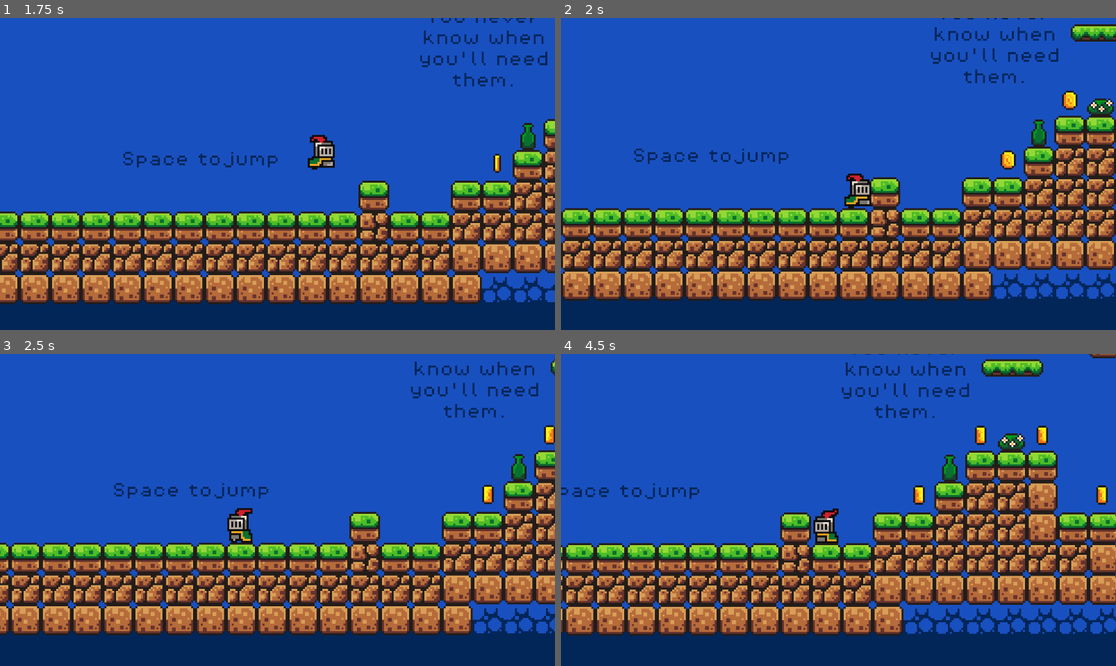
Above: before the commit, frames 1-4 (two rows, left to right).
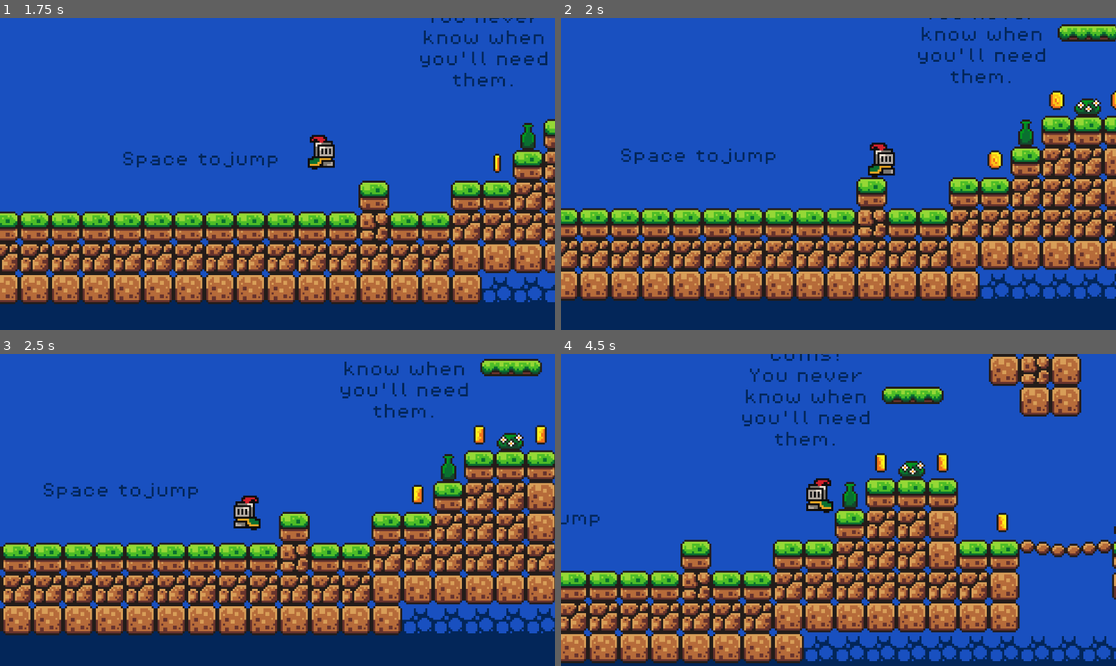
Above: after the commit, the same moments.

Repository: bdonet/FirstGameGodot
Game: Godot game, scene res://Scenes/game.tscn
Two runs of this game, one before a commit and one after it. Both use one fixed random seed, a clock stepped at 60 frames per second and the inputs below.
Inputs:
- Up to frame 1 (1.75 s): hold Right (move_right) from 0.53 s (still down); tap C (climb, bound only after the commit) at 0.6, 1.35 s; tap Space (jump) at 0.77, 1.52 s
- Up to frame 2 (2 s): keep holding Right (move_right)
- Up to frame 3 (2.5 s): release Right (move_right) at 2.03 s; hold Left (move_left) from 2.03 s (still down); tap C (climb, bound only after the commit) at 2.1 s
- Up to frame 4 (4.5 s): release Left (move_left) at 2.78 s; hold Right (move_right) 2.78-4.28 s; tap C (climb, bound only after the commit) at 2.85, 3.6, 4.35 s; tap Space (jump) at 3.02, 3.77 s; hold Left (move_left) from 4.28 s (still down)

Frame 1 is identical in both runs. In frame 2, 27% of the frame differs, in the area x 0-100%, y 0-91%; in frame 3, 31%; in frame 4, 49%, in the area x 0-100%, y 0-100%.

Commit message:
Added ability for character to climb up a low wall

Diff:
--- a/Scenes/player.tscn
+++ b/Scenes/player.tscn
@@ -270,3 +270,19 @@
 [node name="JumpSaveRayCast" type="RayCast2D" parent="."]
 position = Vector2(0, 1)
 target_position = Vector2(0, 14)
+
+[node name="ShortClimbWallRayCastRight" type="RayCast2D" parent="."]
+position = Vector2(4, -10)
+target_position = Vector2(10, 0)
+
+[node name="ShortClimbAirRayCastRight" type="RayCast2D" parent="."]
+position = Vector2(4, -21)
+target_position = Vector2(10, 0)
+
+[node name="ShortClimbWallRayCastLeft" type="RayCast2D" parent="."]
+position = Vector2(-4, -10)
+target_position = Vector2(-10, 0)
+
+[node name="ShortClimbAirRayCastLeft" type="RayCast2D" parent="."]
+position = Vector2(-4, -21)
+target_position = Vector2(-10, 0)
--- a/Scripts/player.gd
+++ b/Scripts/player.gd
@@ -6,6 +6,7 @@
 
 var isDead = false
 var jumpSaved = false
+var climbSaved = false
 
 # Get the gravity from the project settings to be synced with RigidBody nodes.
 var gravity = ProjectSettings.get_setting("physics/2d/default_gravity")
@@ -14,6 +15,10 @@
 @onready var coyote_ray_cast_right = $CoyoteRayCastRight
 @onready var coyote_ray_cast_left = $CoyoteRayCastLeft
 @onready var jump_save_ray_cast = $JumpSaveRayCast
+@onready var short_climb_wall_ray_cast_right = $ShortClimbWallRayCastRight
+@onready var short_climb_wall_ray_cast_left = $ShortClimbWallRayCastLeft
+@onready var short_climb_air_ray_cast_right = $ShortClimbAirRayCastRight
+@onready var short_climb_air_ray_cast_left = $ShortClimbAirRayCastLeft
 
 func _physics_process(delta):
 	# Add the gravity.
@@ -46,6 +51,19 @@
 		if Input.is_action_just_pressed("jump") and !is_on_floor() and jump_save_ray_cast.is_colliding() and velocity.y > 0:
 			jumpSaved = true
 
+		# Handle short climb
+		if Input.is_action_just_pressed("climb") or climbSaved:
+			if short_climb_wall_ray_cast_right.is_colliding() and !short_climb_air_ray_cast_right.is_colliding() and direction >= 0:
+				position.y += -16
+				position.x += 8
+				climbSaved = false
+			elif short_climb_wall_ray_cast_left.is_colliding() and !short_climb_air_ray_cast_left.is_colliding() and direction <= 0:
+				position.y += -16
+				position.x += -8
+				climbSaved = false
+			else:
+				climbSaved = true
+
 		# Flip the sprite to face the current direction
 		if direction > 0:
 			animated_sprite.flip_h = false
--- a/project.godot
+++ b/project.godot
@@ -40,6 +40,11 @@
 , Object(InputEventKey,"resource_local_to_scene":false,"resource_name":"","device":-1,"window_id":0,"alt_pressed":false,"shift_pressed":false,"ctrl_pressed":false,"meta_pressed":false,"pressed":false,"keycode":0,"physical_keycode":68,"key_label":0,"unicode":100,"echo":false,"script":null)
 ]
 }
+climb={
+"deadzone": 0.5,
+"events": [Object(InputEventKey,"resource_local_to_scene":false,"resource_name":"","device":-1,"window_id":0,"alt_pressed":false,"shift_pressed":false,"ctrl_pressed":false,"meta_pressed":false,"pressed":false,"keycode":0,"physical_keycode":67,"key_label":0,"unicode":99,"echo":false,"script":null)
+]
+}
 
 [physics]
 
